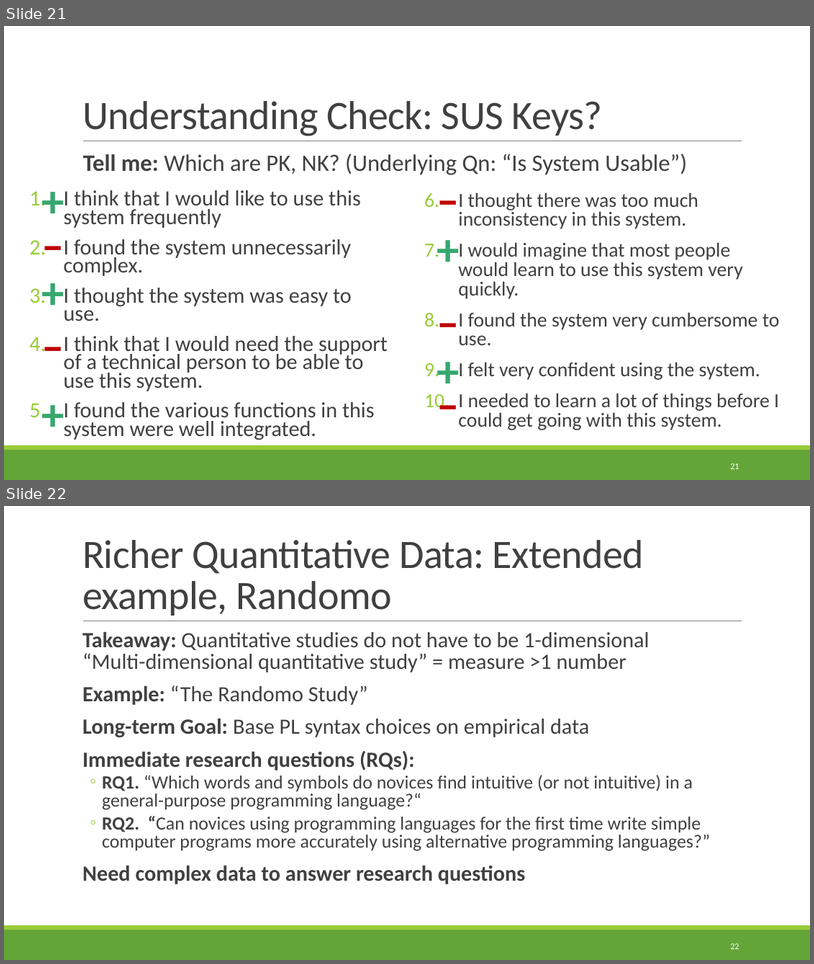
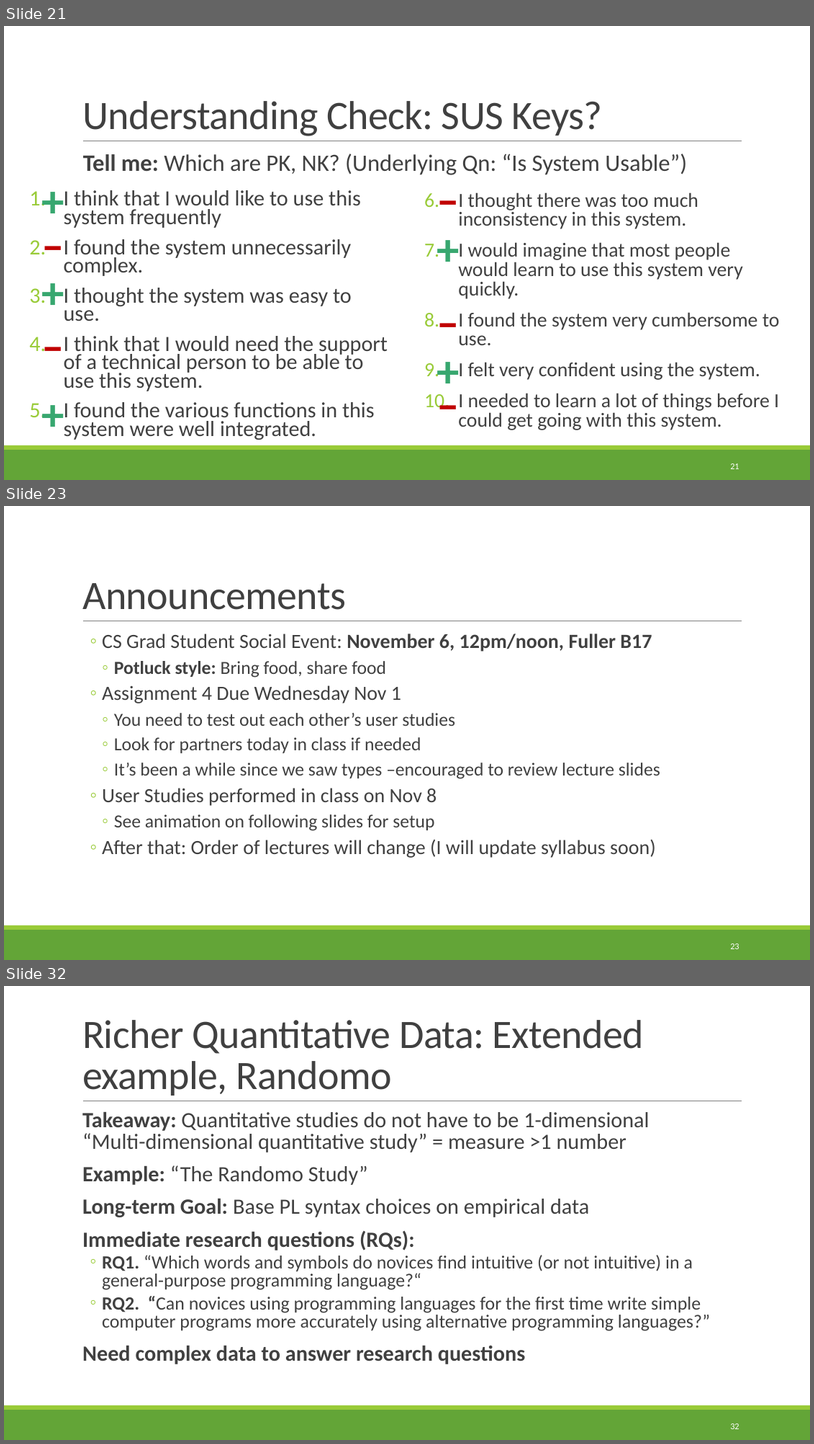
Before and after one commit to rbohrer/pl-course, a slide deck: LectureSlides/09Design2.pptx. Shown one above the other, each under a label of ours: slides 21 and 22 before the commit, slides 21, 23 and 32 after it; the slides between them are not shown. The pictures are 814x964 and 814x1444 pixels, drawn with LibreOffice and Linux fonts; fonts in the diff are those of the drawing. Boxes give left, top, right and bottom in pixels: in the first picture for what was removed or moved away, otherwise in the second. Text is boxed around its words. In the diff, an @@ line names an element or a change of style, - is before the commit and + after.

```diff
--- a/LectureSlides/09Design2.pptx
+++ b/LectureSlides/09Design2.pptx
@@ slide 23 added at [4, 506, 810, 960], background #FFFFFF; not listed: 3 template elements that a slide beside it also shows @@
@@ title added at [82, 583, 346, 610], 48 pt, text #404040 @@
+Announcements
@@ text added at [102, 633, 661, 857], 22 pt, text #404040 @@
+  ◦ CS Grad Student Social Event: November 6, 12pm/noon, Fuller B17
+    ◦ Potluck style: Bring food, share food
+  ◦ Assignment 4 Due Wednesday Nov 1
+    ◦ You need to test out each other’s user studies
+    ◦ Look for partners today in class if needed
+    ◦ It’s been a while since we saw types –encouraged to review lecture slides
+  ◦ User Studies performed in class on Nov 8
+    ◦ See animation on following slides for setup
+  ◦ After that: Order of lectures will change (I will update syllabus soon)
@@ page number added at [730, 943, 739, 949], 10.5 pt, text #FFFFFF @@
+23
@@ what was slide 22 is now slide 32 @@
@@ page number at [730, 1423, 739, 1429]: text changed @@
-22
+32
```
Also in this commit, not shown: 9 other slides added.
